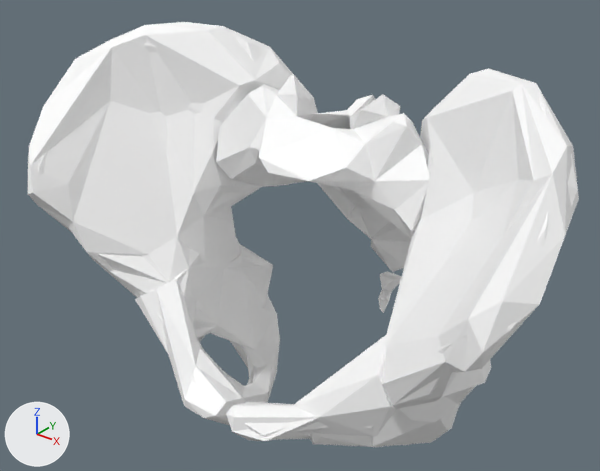
The glTF model public/assets/hra-v1/male/pelvis.lod2.glb as it was, and as the next commit left it.
Both versions are drawn from a 50 mm lens placed at (0.232, -0.307, 0.197), pointed at (-0.011, -0.003, 0.009). Every picture has the same lights, and +X, +Y and +Z are marked at lower left. The older version comes first. Where no turn or scale is listed for an object, it has been applied to the vertices.

In view in the first picture: 'pelvis'.
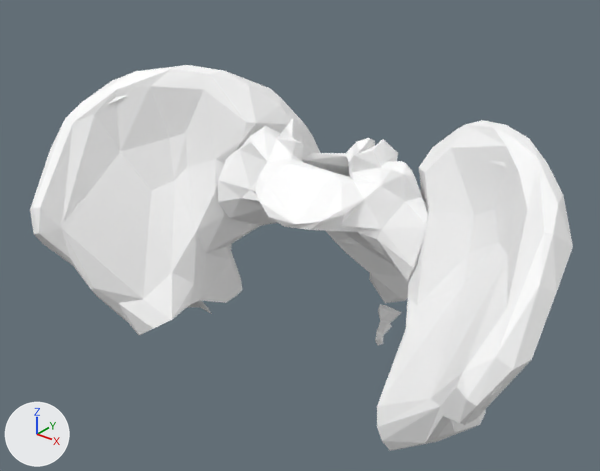
What the commit changed:
me_pelvis is used by ob_pelvis; location (-0.0002, -0.0004, 0.0001).
me_pelvis had 816 vertices, 1800 faces and spanned x -0.142..0.142, y -0.086..0.086, z -0.109..0.109.
me_pelvis now has 888 vertices, 1828 faces and spans x -0.142..0.142, y -0.086..0.086, z -0.086..0.086.
me_pelvis part 1: the loose piece of 300 vertices spanning x -0.142..-0.003, y -0.086..0.055, z -0.108..0.107 is rebuilt with 254 vertices and now spans x -0.142..-0.033, y -0.086..0.056, z -0.057..0.084.
me_pelvis part 2: the loose piece of 285 vertices spanning x -0.003..0.142, y -0.077..0.062, z -0.109..0.109 is rebuilt with 233 vertices and now spans x 0.031..0.142, y -0.078..0.063, z -0.062..0.086.
me_pelvis part 3: the loose piece of 219 vertices spanning x -0.061..0.062, y -0.032..0.086, z -0.043..0.09 is rebuilt with 381 vertices and now spans x -0.061..0.062, y -0.032..0.086, z -0.066..0.067.
me_pelvis part 4: a new loose piece of 20 vertices spanning x -0.01..0.006, y 0.057..0.079, z -0.086..-0.068, in mat_pelvis (white #ffffff).
me_pelvis part 5: the loose piece of 12 vertices spanning x -0.011..0.006, y 0.058..0.079, z -0.063..-0.045 is deleted.
Object 'pelvis' (ob_pelvis) moves from (-0.0002, -0.0004, 0.0001) to (-0.0002, -0.0001, 0.0001).

What differs and where, as boxes (x1, y1, x2, y2) in the pictures (600 x 471 px):
'pelvis', reshaped, moved (9% shorter): before (28, 22, 579, 447); after (30, 65, 573, 451)
part 1 of me_pelvis, rebuilt (33% shorter): before (28, 22, 318, 425); after (30, 65, 320, 335)
part 2 of me_pelvis, rebuilt (44% narrower, 13% shorter): before (226, 68, 579, 447); after (377, 120, 573, 451)
part 3 of me_pelvis, rebuilt (7% shorter): before (216, 74, 430, 272); after (218, 118, 429, 303)
part 4 of me_pelvis, added: after (375, 304, 402, 345)
part 5 of me_pelvis, deleted: before (378, 271, 402, 313)
